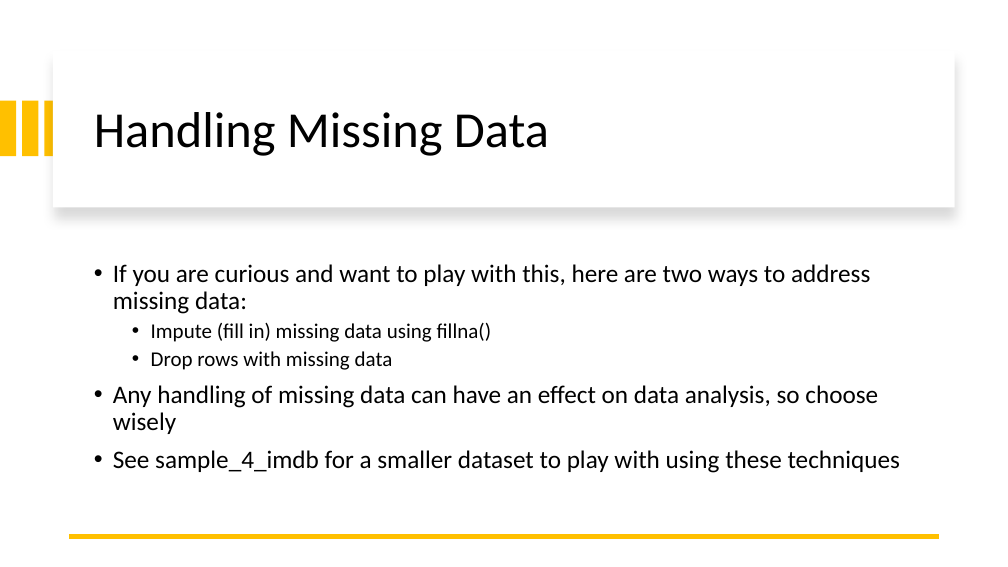
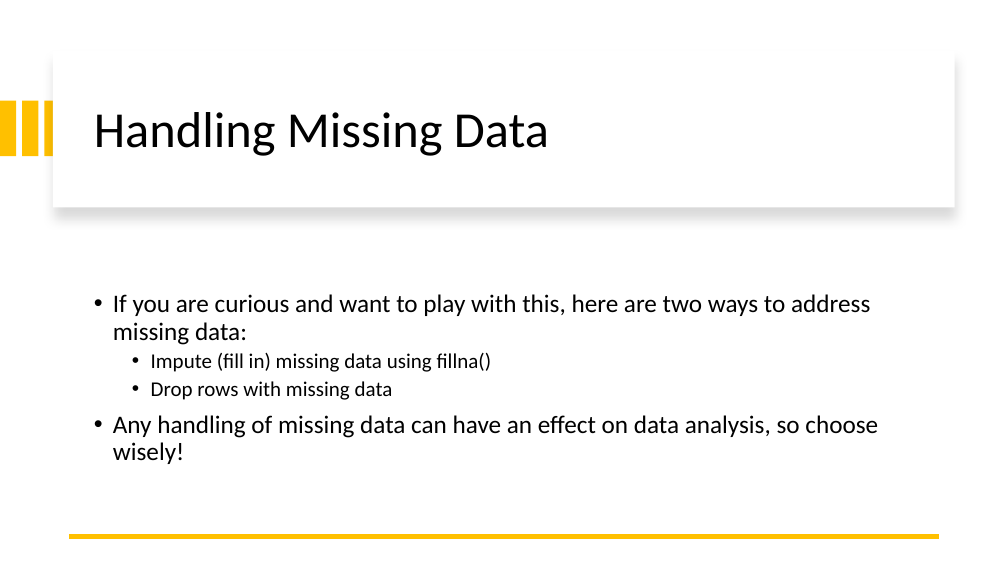
Before and after one commit to likeawednesday/TechCamp_DataViz, a slide deck: slide 22 of DVUP.pptx (slide 18 before the commit). Drawn at 1008x567 pixels with LibreOffice and Linux fonts; fonts in the diff are those of the drawing. Boxes give left, top, right and bottom in pixels: in the first picture for what was removed or moved away, otherwise in the second. Text is boxed around its words. In the diff, an @@ line names an element or a change of style, - is before the commit and + after.

```diff
--- a/DVUP.pptx
+++ b/DVUP.pptx
@@ text at box(113, 415, 878, 464): text changed @@
-• Any handling of missing data can have an effect on data analysis, so choose wisely
-• See sample_4_imdb for a smaller dataset to play with using these techniques
+• Any handling of missing data can have an effect on data analysis, so choose wisely!
```
Also in this commit, not shown: 5 other slides changed, 15 slides added.
